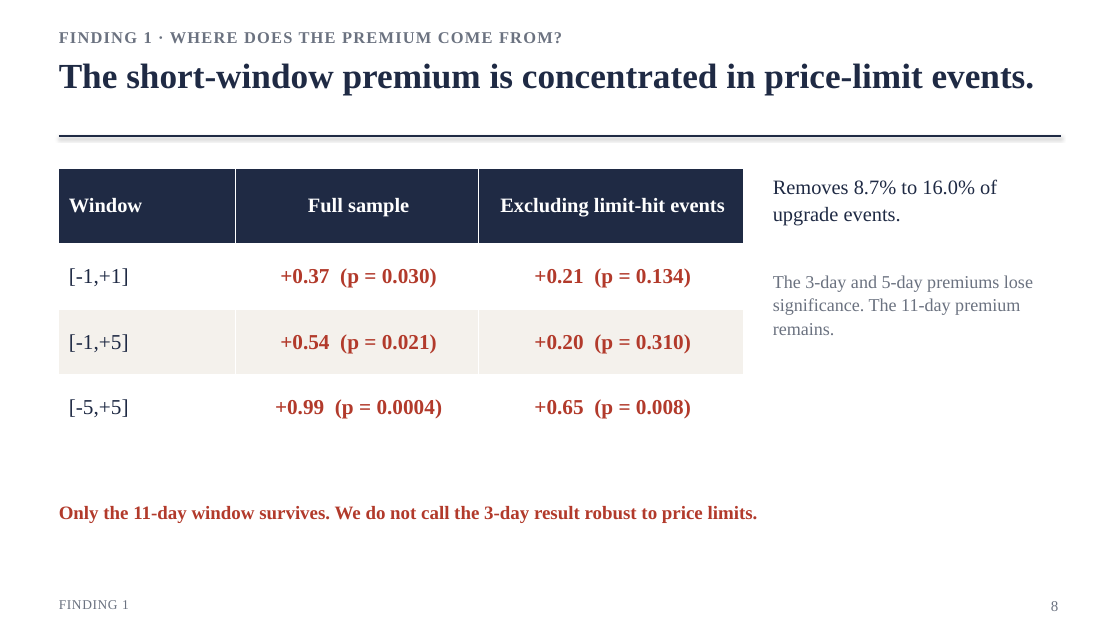
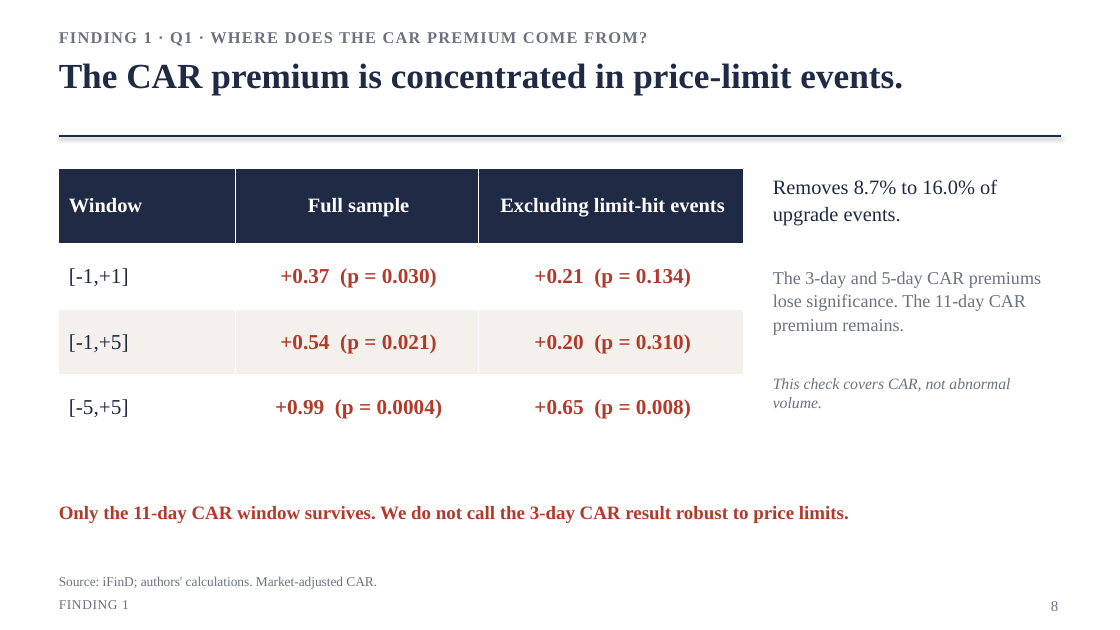
Before and after one commit to CangMingGuoKe/fin4080-star-analyst, a slide deck: slide 8 of 文档/Project10_Star_Analyst_Deck_20261027.pptx. Drawn at 1120x630 pixels with LibreOffice and Linux fonts; fonts in the diff are those of the drawing. Boxes give left, top, right and bottom in pixels: in the first picture for what was removed or moved away, otherwise in the second. Text is boxed around its words. In the diff, an @@ line names an element or a change of style, - is before the commit and + after.

```diff
--- a/文档/Project10_Star_Analyst_Deck_20261027.pptx
+++ b/文档/Project10_Star_Analyst_Deck_20261027.pptx
@@ text at (59, 32, 647, 46): text changed @@
-FINDING 1 · WHERE DOES THE PREMIUM COME FROM?
+FINDING 1 · Q1 · WHERE DOES THE CAR PREMIUM COME FROM?
@@ text at (59, 63, 903, 95): text changed @@
-The short-window premium is concentrated in price-limit events.
+The CAR premium is concentrated in price-limit events.
@@ text at (773, 271, 1041, 335): text changed @@
-The 3-day and 5-day premiums lose significance. The 11-day premium remains.
+The 3-day and 5-day CAR premiums lose significance. The 11-day CAR premium remains.
@@ text added at (773, 378, 1010, 408), 13.5 pt, text #6B7280, italic @@
+This check covers CAR, not abnormal volume.
@@ text at (59, 506, 849, 523): text changed @@
-Only the 11-day window survives. We do not call the 3-day result robust to price limits.
+Only the 11-day CAR window survives. We do not call the 3-day CAR result robust to price limits.
@@ text added at (59, 576, 377, 589), 11.5 pt, text #6B7280 @@
+Source: iFinD; authors' calculations. Market-adjusted CAR.
```
Also in this commit, not shown: 5 other slides changed, 5 other files.
